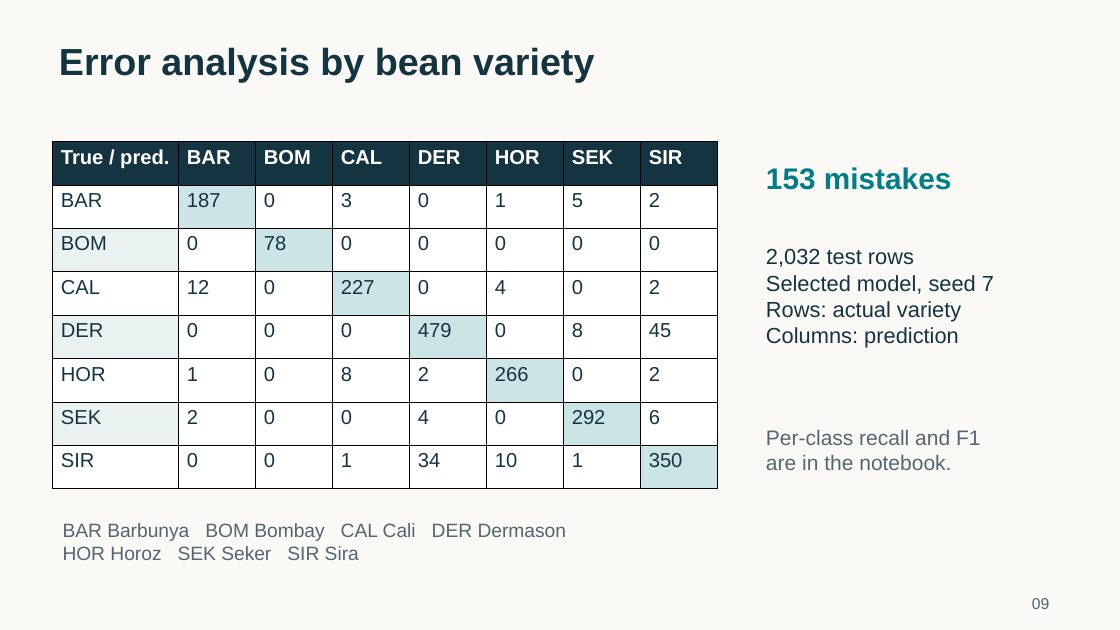
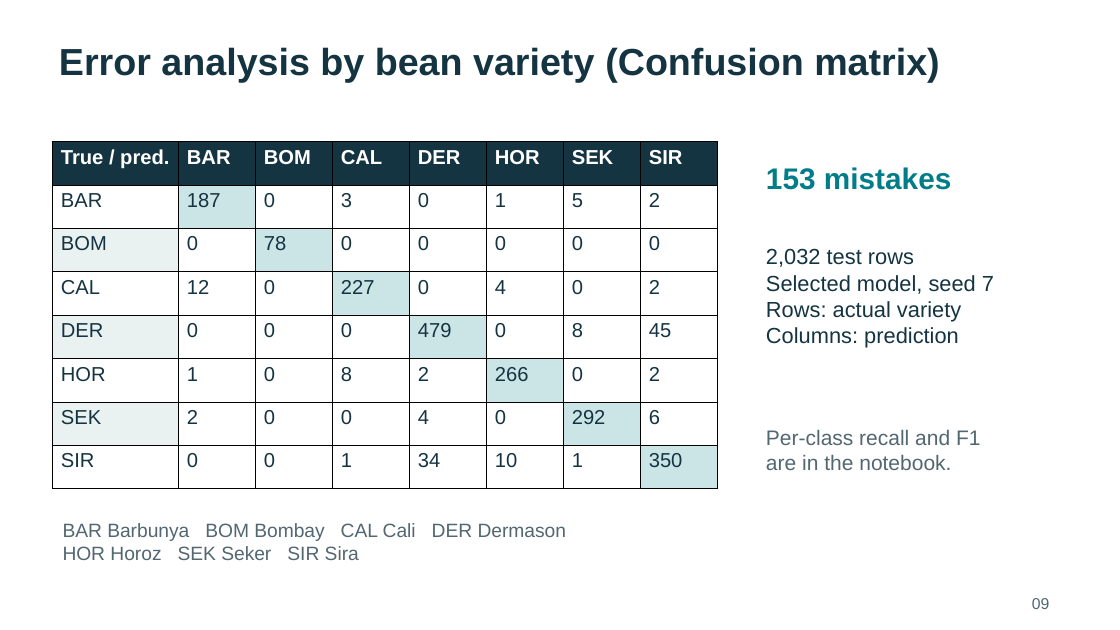
Before and after one commit to zidanarsyad/pmml-group-project-1, a slide deck: slide 9 of Dry_Bean_Presentation.pptx. Drawn at 1120x630 pixels with LibreOffice and Linux fonts; fonts in the diff are those of the drawing. Boxes give left, top, right and bottom in pixels: in the first picture for what was removed or moved away, otherwise in the second. Text is boxed around its words. In the diff, an @@ line names an element or a change of style, - is before the commit and + after.

```diff
--- a/Dry_Bean_Presentation.pptx
+++ b/Dry_Bean_Presentation.pptx
@@ background #FAF9F5 to #FFFFFF @@
@@ text at bbox=[59, 47, 940, 82]: text changed @@
-Error analysis by bean variety
+Error analysis by bean variety (Confusion matrix)
```
Also in this commit, not shown: 10 other slides changed, 2 slides added, 1 slide removed, 2 other files.
